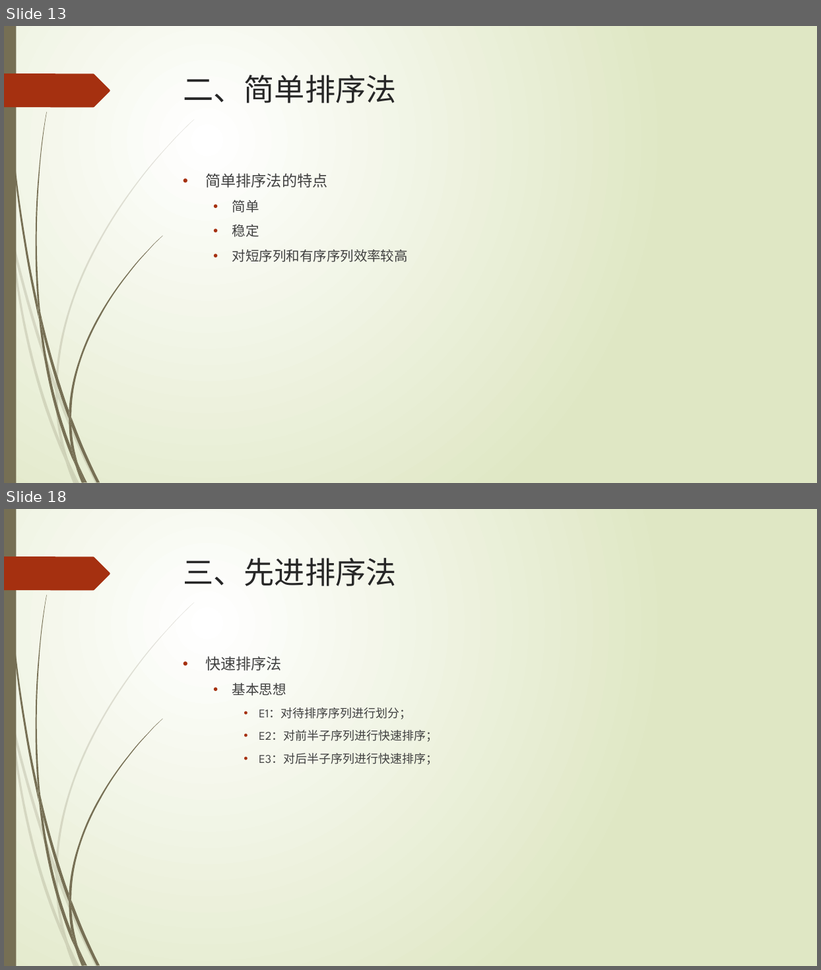
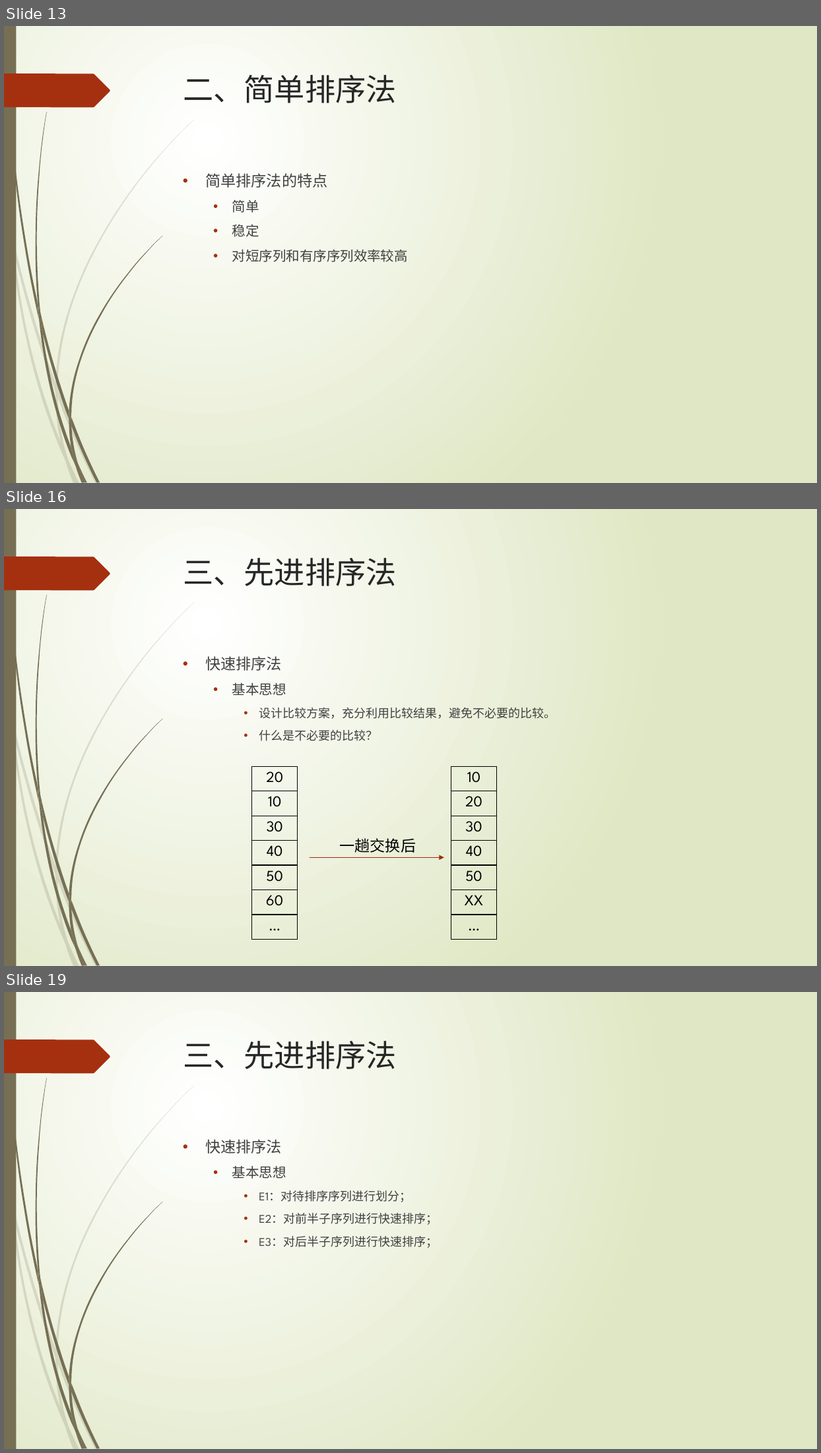
Before and after one commit to TeacherPeng/Datastruct, a slide deck: 教案/第09章 内排序.pptx. Shown one above the other, each under a label of ours: slides 13 and 18 before the commit, slides 13, 16 and 19 after it; the slides between them are not shown. The pictures are 821x970 and 821x1453 pixels, drawn with LibreOffice and Linux fonts; fonts in the diff are those of the drawing. Boxes give left, top, right and bottom in pixels: in the first picture for what was removed or moved away, otherwise in the second. Text is boxed around its words. In the diff, an @@ line names an element or a change of style, - is before the commit and + after.

```diff
--- a/教案/第09章 内排序.pptx
+++ b/教案/第09章 内排序.pptx
@@ slide 16 added at (4, 509, 817, 966), background gradient #FFFFFF to #DFE8C4; not listed: 24 template elements that a slide beside it also shows @@
@@ title added at (183, 558, 396, 586), 36 pt, text #262626 @@
+三、先进排序法
@@ text added at (206, 656, 556, 741), 14 pt, text #404040 @@
+• 快速排序法
+  • 基本思想
+    • 设计比较方案，充分利用比较结果，避免不必要的比较。
+    • 什么是不必要的比较？
@@ table added at (252, 766, 298, 940), 7 rows, 1 columns @@
+20
+10
+30
+40
+50
+60
+…
@@ table added at (451, 766, 496, 940), 7 rows, 1 columns @@
+10
+20
+30
+40
+50
+XX
+…
@@ text added at (340, 838, 416, 853), 18 pt, text #000000 @@
+一趟交换后
@@ arrow added from (310, 858) to (444, 858), #9E2E0F 0.75 pt @@
@@ what was slide 18 is now slide 19 @@
```
Also in this commit, not shown: 3 slides changed.
